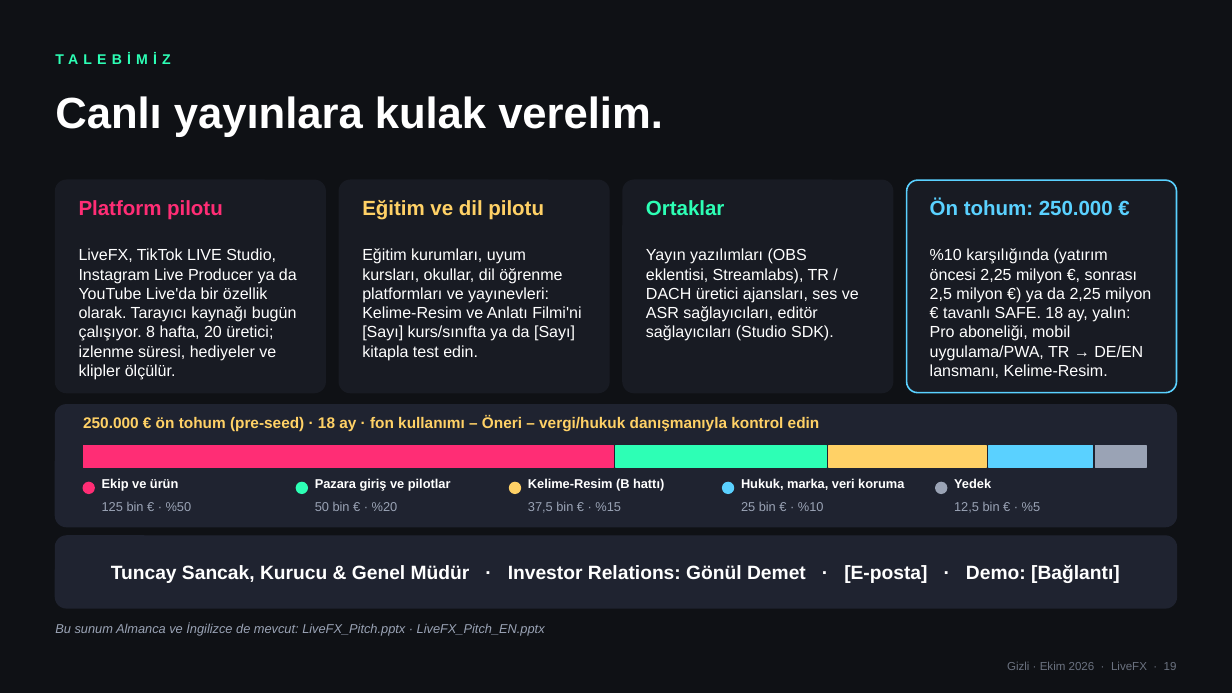
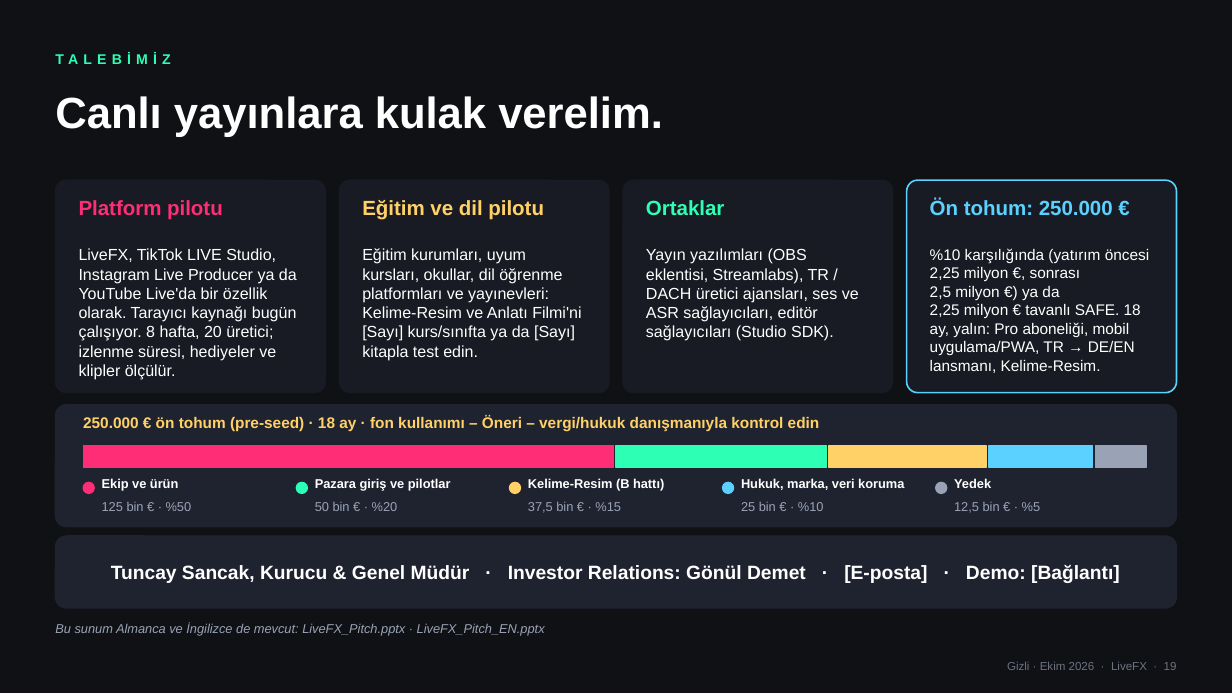
Before and after one commit to fatmaku/Notion, a slide deck: slide 19 of live-fx/business/LiveFX_Pitch_TR.pptx. Drawn at 1232x693 pixels with LibreOffice and Linux fonts; fonts in the diff are those of the drawing; background and template pictures are left out. Boxes give left, top, right and bottom in pixels: in the first picture for what was removed or moved away, otherwise in the second. Text is boxed around its words. In the diff, an @@ line names an element or a change of style, - is before the commit and + after.

```diff
--- a/live-fx/business/LiveFX_Pitch_TR.pptx
+++ b/live-fx/business/LiveFX_Pitch_TR.pptx
@@ text "%10 karşılığında (yatırım öncesi 2,25 ..." at bbox=[930, 248, 1149, 373]: size 12.5 to 12 pt @@
```
Also in this commit, not shown: 14 other files.
